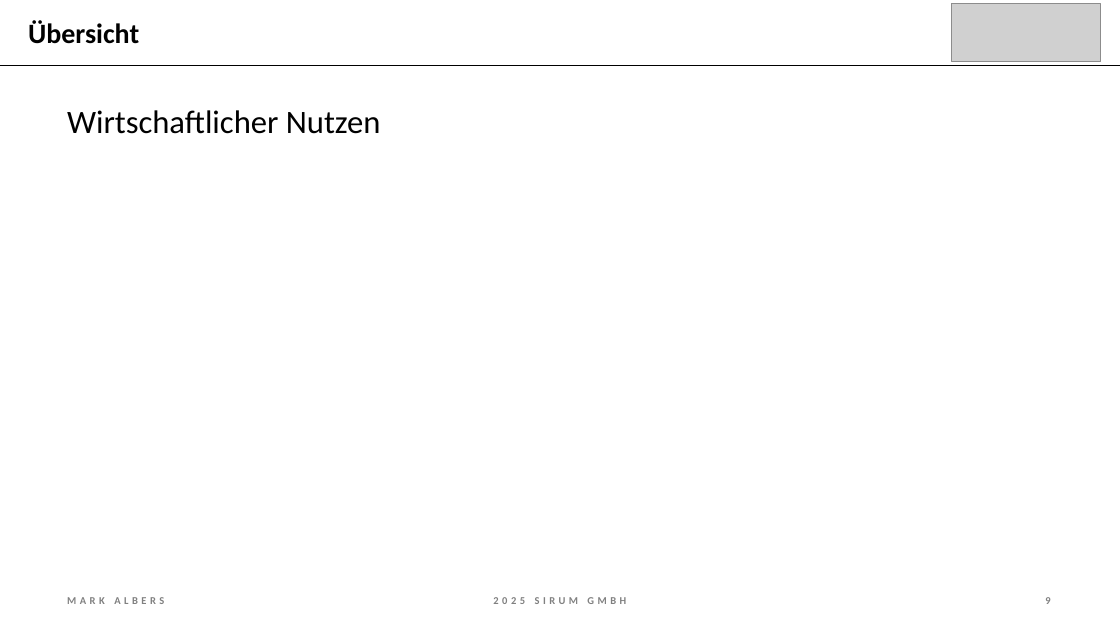
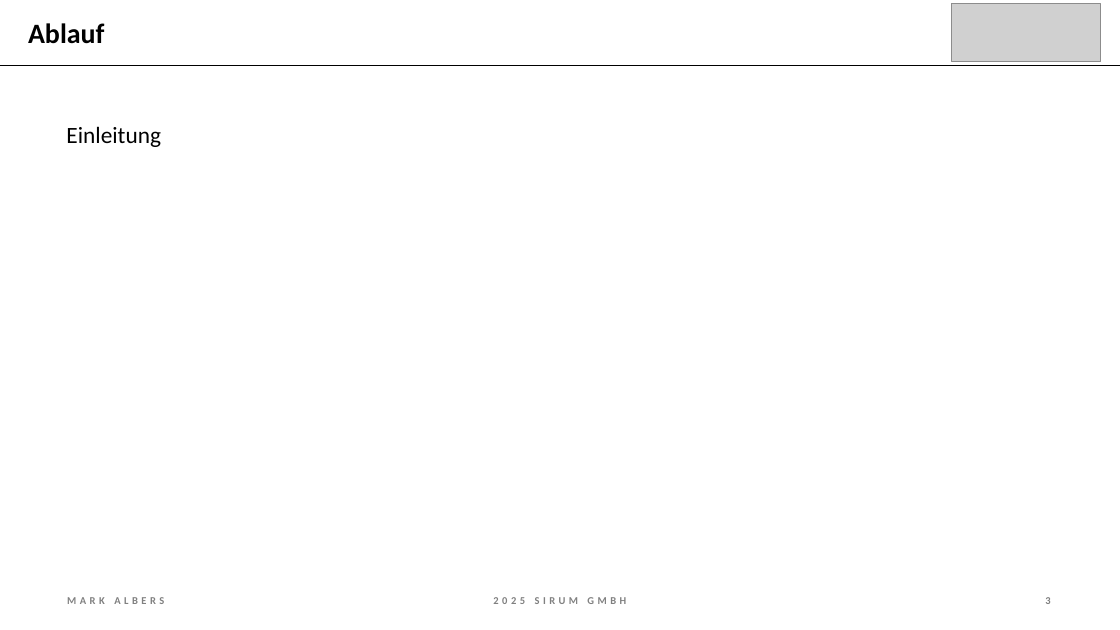
Before and after one commit to mork02/IHK-Projekt, a slide deck: slide 3 of Präsentation/Entwicklung eines Odoo-Moduls zur ZIP-komprimierten Dateiverwaltung im Dokumentenmanagementsystem.pptx (slide 9 before the commit). Drawn at 1120x630 pixels with LibreOffice and Linux fonts; fonts in the diff are those of the drawing; grey boxes stand for pictures. Boxes give left, top, right and bottom in pixels: in the first picture for what was removed or moved away, otherwise in the second. Text is boxed around its words. In the diff, an @@ line names an element or a change of style, - is before the commit and + after.

```diff
--- a/Präsentation/Entwicklung eines Odoo-Moduls zur ZIP-komprimierten Dateiverwaltung im Dokumentenmanagementsystem.pptx
+++ b/Präsentation/Entwicklung eines Odoo-Moduls zur ZIP-komprimierten Dateiverwaltung im Dokumentenmanagementsystem.pptx
@@ title at (28,23,104,44): text changed @@
-Übersicht
+Ablauf
@@ text removed at (67,110,381,134) @@
-Wirtschaftlicher Nutzen
@@ text added at (66,126,161,147), 20 pt, text #000000 @@
+Einleitung
```
Also in this commit, not shown: 9 other slides changed, 1 slide added, 1 slide removed, 1 other file.
